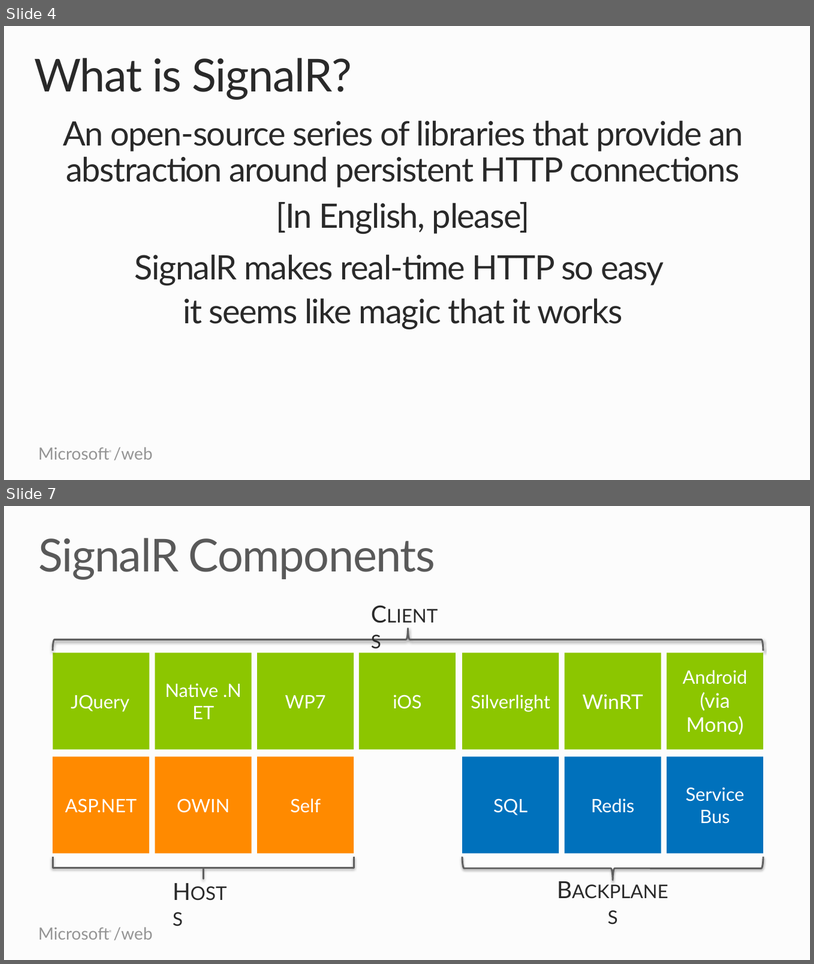
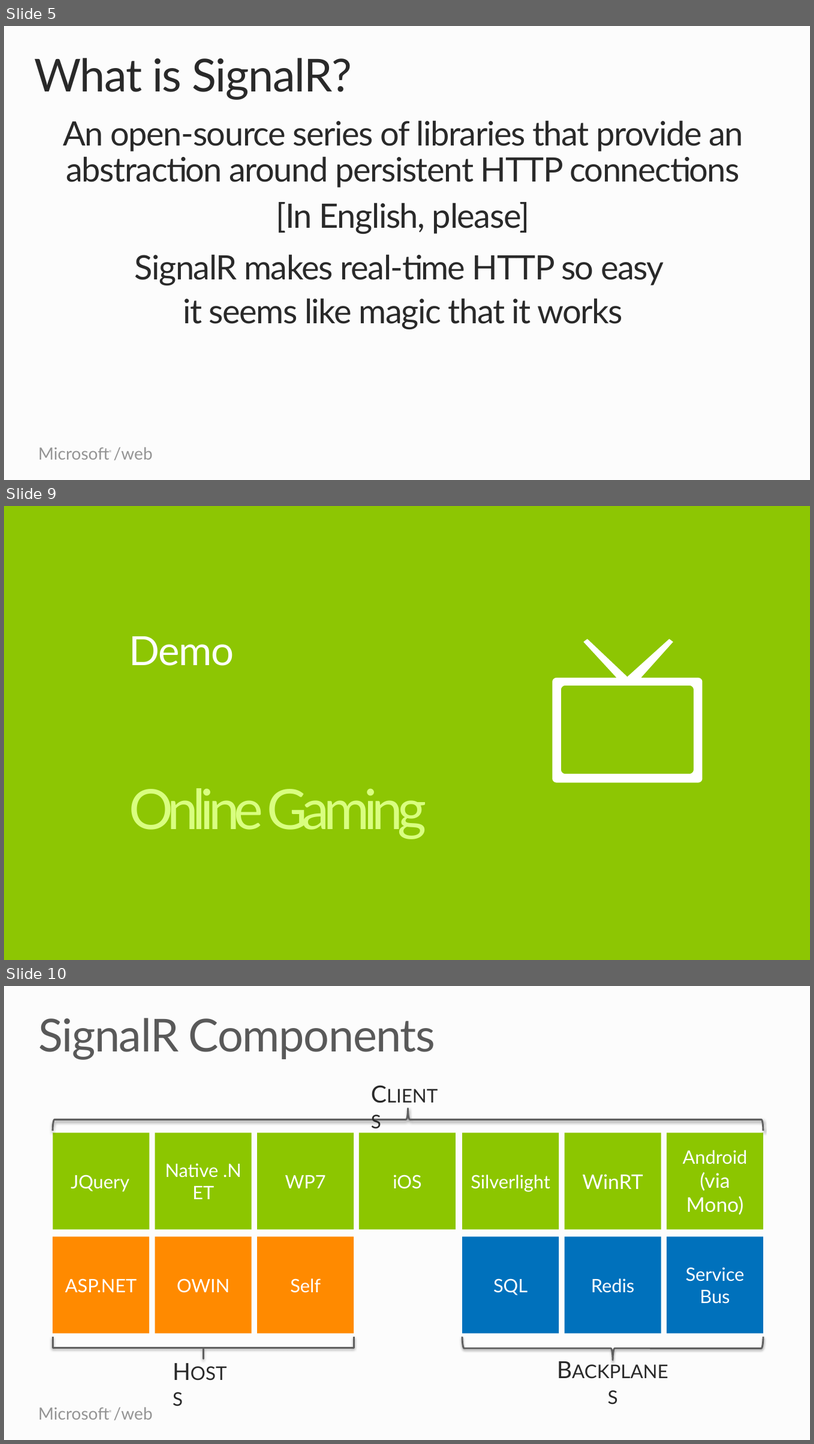
Before and after one commit to Microsoft-Web/PRESENTATION-RealtimeCommunicationsWithSignalR, a slide deck: RealtimeCommunicationsWithSignalR.pptx. Shown one above the other, each under a label of ours: slides 4 and 7 before the commit, slides 5, 9 and 10 after it; the slides between them are not shown. The pictures are 814x964 and 814x1444 pixels, drawn with LibreOffice and Linux fonts; fonts in the diff are those of the drawing. Boxes give left, top, right and bottom in pixels: in the first picture for what was removed or moved away, otherwise in the second. Text is boxed around its words. In the diff, an @@ line names an element or a change of style, - is before the commit and + after.

```diff
--- a/RealtimeCommunicationsWithSignalR.pptx
+++ b/RealtimeCommunicationsWithSignalR.pptx
@@ slide 9 added at [4,506,810,960], background #8CC600 @@
@@ title added at [129,636,234,666], 48 pt, text #FFFFFF at 98% opacity @@
+Demo
@@ freeform shape added at [552,639,703,783], fill #FFFFFF @@
@@ text added at [129,788,426,839], 66 pt, text #DAFF82 @@
+Online Gaming
@@ what was slide 4 is now slide 5 @@
@@ what was slide 7 is now slide 10 @@
```
Also in this commit, not shown: 2 slides changed, 3 other slides added, 1 other file.
